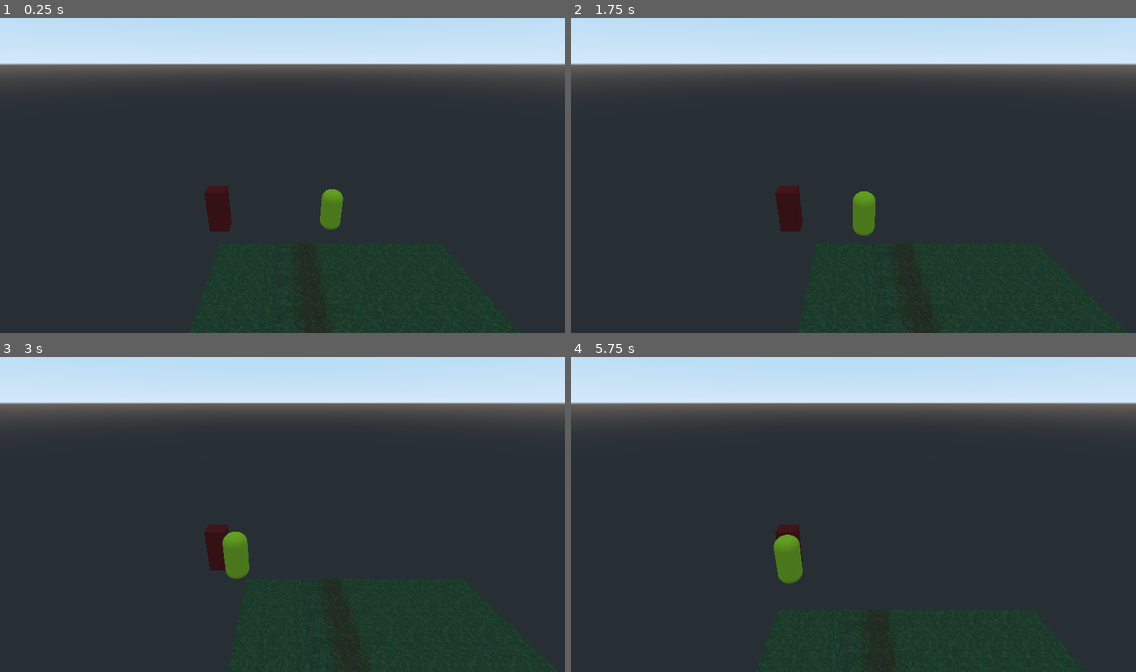
Above: before the commit, frames 1-4 (two rows, left to right).
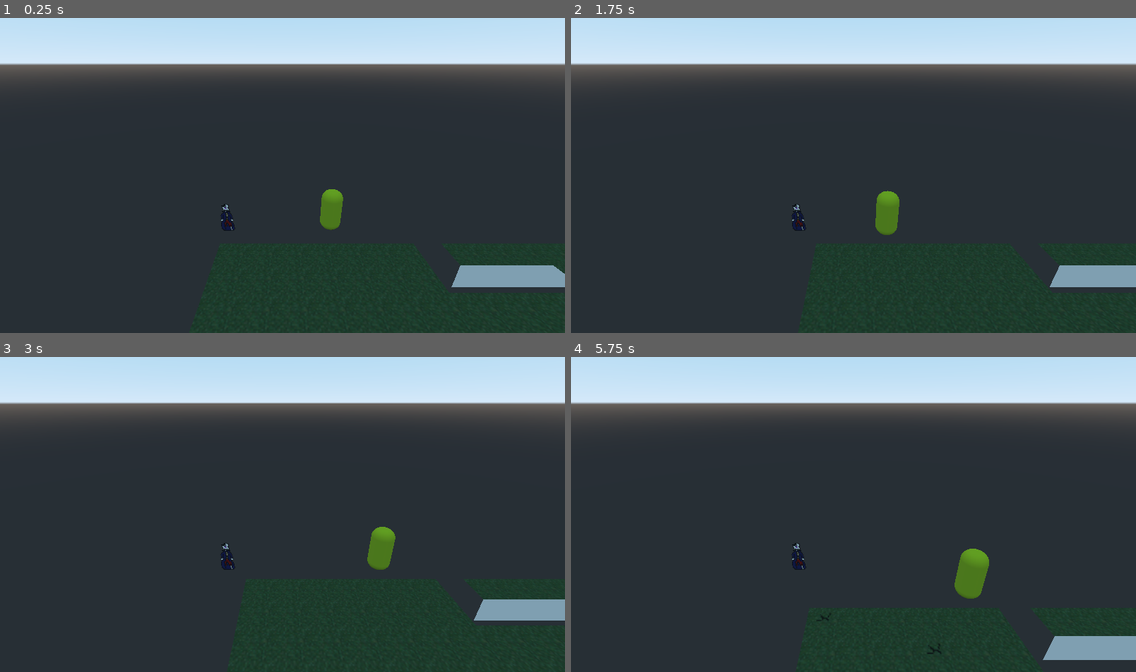
Above: after the commit, the same moments.

Repository: SkyanSam/CodedayFall2021
Game: Godot game, scene res://Game.tscn
Two runs of this game, one before a commit and one after it. Both use one fixed random seed, a clock stepped at 60 frames per second and the inputs below.
Inputs:
- Up to frame 1 (0.25 s): no input
- Up to frame 2 (1.75 s): hold A (a) 0.53-1.28 s; tap D (d) at 0.8, 1.35 s; tap Space (hair_blow) at 1.55 s
- Up to frame 3 (3 s): hold Space (hair_blow) 2.03-2.78 s; tap S (s) at 2.3, 2.85 s
- Up to frame 4 (5.75 s): tap W (w) at 3.05 s; hold W (w) 3.53-4.28 s; tap A (a) at 3.8, 4.35 s; tap D (d) at 4.55 s; tap Enter at 5 s; hold D (d) from 5.03 s (still down); tap Space (hair_blow) at 5.3 s

The runs differ from the first frame. In frame 1, 1.9% of the frame differs, in the area x 36-100%, y 53-100%; in frame 2, 2.6%; in frame 3, 2.6%; in frame 4, 2.8%, in the area x 35-100%, y 53-100%.

Commit message:
Procedural Generation Rooms

Diff:
--- /dev/null
+++ b/CodedayFall2021/Block/Spikes Block.tscn
@@ -0,0 +1,7 @@
+[gd_scene load_steps=2 format=2]
+
+[ext_resource path="res://Block/Block.tscn" type="PackedScene" id=1]
+
+[node name="SpikesBlock" type="Spatial"]
+
+[node name="Block" parent="." instance=ExtResource( 1 )]
--- a/CodedayFall2021/Entities/Player.gd
+++ b/CodedayFall2021/Entities/Player.gd
@@ -5,7 +5,7 @@
 # var a = 2
 # var b = "text"
 var velocity = Vector3()
-var degree_margin = 30
+var degree_margin = 70
 var last_velocity = Vector3.ONE
 export var speed = 100
 # Called when the node enters the scene tree for the first time.
@@ -35,16 +35,28 @@
 	if (velocity != Vector3.ZERO):
 		last_velocity = velocity
 
-	if (Input.get_action_strength("hair_blow")):
+	if (velocity == Vector3.ZERO):
+		pass
+	else:
+		var x_m = 1
+		if (velocity.x < 0 || velocity.y > 0):
+			x_m = -1
+		var basis = Basis()
+		basis.x = Vector3(1 * x_m,0,0)
+		basis.y = Vector3(0,1,0)
+		basis.z = Vector3(0,0,1)
+		$MeshInstance.set_transform(basis)
+
+	if (Input.is_action_just_pressed("hair_blow")):
 		var vect = Vector2()
 		vect.angle()
 		for e in get_tree().get_nodes_in_group("Enemies"):
 			var diff = (e.translation - translation).normalized()
 			var diff2d = Vector2(diff.x, diff.z)
-			var enemy_dir_angle = rad2deg(diff2d.angle()) + 180
+			var enemy_dir_angle = rad2deg(diff2d.angle())
 			var last_velocity2d = Vector2(last_velocity.x, last_velocity.z)
 			var player_dir_angle = rad2deg(last_velocity2d.normalized().angle())
 			print("Hair dry with e" + str(enemy_dir_angle) + " and p" + str(player_dir_angle))
-			if (abs(enemy_dir_angle - player_dir_angle) < degree_margin):
-				e.player_push(-last_velocity)
+			if abs(enemy_dir_angle - player_dir_angle) < degree_margin || abs(enemy_dir_angle - player_dir_angle + 360) < degree_margin || abs(enemy_dir_angle - player_dir_angle - 360) < degree_margin:
+				e.player_push(last_velocity)
 	# UH yeah hairblower doesnt WORK?!?!?
--- a/CodedayFall2021/Entities/Player.tscn
+++ b/CodedayFall2021/Entities/Player.tscn
@@ -1,31 +1,23 @@
 [gd_scene load_steps=6 format=2]
 
 [ext_resource path="res://Entities/Player.gd" type="Script" id=1]
-
-[sub_resource type="SpatialMaterial" id=9]
-albedo_color = Color( 0.466667, 0.0784314, 0.0784314, 1 )
-metallic = 0.28
-
-[sub_resource type="CubeMesh" id=10]
-material = SubResource( 9 )
-
-[sub_resource type="Skin" id=11]
+[ext_resource path="res://assets/player/pixil-frame-1_3.png" type="Texture" id=2]
 
 [sub_resource type="BoxShape" id=3]
 extents = Vector3( 1, 1, 0.425693 )
 
+[sub_resource type="QuadMesh" id=4]
+
+[sub_resource type="SpatialMaterial" id=5]
+flags_transparent = true
+albedo_texture = ExtResource( 2 )
+
 [node name="Player" type="KinematicBody"]
-transform = Transform( 1, 0, 0, 0, 1, 0, 0, 0, 0.484, -36.1205, 2.60187, 0 )
+transform = Transform( 0.707107, 0, 0.34224, 0, 1, 0, -0.707107, 0, 0.34224, -36.1205, 2.60187, 0 )
 script = ExtResource( 1 )
 
-[node name="body" type="MeshInstance" parent="."]
-transform = Transform( 0.32, 0, 0, 0, 0.742, 0, 0, 0, 0.5, -0.374844, 0, -1.02127 )
-mesh = SubResource( 10 )
-skin = SubResource( 11 )
-material/0 = null
-
 [node name="CollisionShape" type="CollisionShape" parent="."]
-transform = Transform( 0.32, 0, 0, 0, 0.742, 0, 0, 0, 1.2, -0.37226, 0.00331402, -1.00746 )
+transform = Transform( 0.32, 0, 0, 0, 0.742, 0, 0, 0, 1.2, 0, 0, 0 )
 shape = SubResource( 3 )
 
 [node name="RayCast" type="RayCast" parent="."]
@@ -37,3 +29,8 @@
 
 [node name="Camera" type="Camera" parent="."]
 transform = Transform( 1, 0, 0, 0, 0.914551, 0.404471, 0, -0.835684, 1.88957, 1.76116, 4.45921, 12.792 )
+current = true
+
+[node name="MeshInstance" type="MeshInstance" parent="."]
+mesh = SubResource( 4 )
+material/0 = SubResource( 5 )
--- a/CodedayFall2021/Game.tscn
+++ b/CodedayFall2021/Game.tscn
@@ -6,6 +6,7 @@
 [ext_resource path="res://Entities/Player.tscn" type="PackedScene" id=4]
 [ext_resource path="res://Entities/Fold.gd" type="Script" id=5]
 [ext_resource path="res://Entities/enemy.tscn" type="PackedScene" id=6]
+[ext_resource path="res://assets/Dungeon Delve.wav" type="AudioStream" id=7]
 
 [sub_resource type="PlaneMesh" id=2]
 
@@ -50,7 +51,8 @@
 
 [node name="Fold" type="Area" parent="."]
 script = ExtResource( 5 )
-enabled = false
+min_break_delay = 3
+max_break_delay = 10
 
 [node name="CollisionShape" type="CollisionShape" parent="Fold"]
 shape = SubResource( 3 )
@@ -59,4 +61,8 @@
 transform = Transform( 0.381702, 0, 0, 0, 0.328914, 0, 0, 0, 0.375537, 3.9699, 1.4119, -1.37986 )
 speed = 100
 
+[node name="AudioStreamPlayer" type="AudioStreamPlayer" parent="."]
+stream = ExtResource( 7 )
+autoplay = true
+
 [connection signal="body_entered" from="Fold" to="Fold" method="_on_Fold_body_entered"]
--- a/CodedayFall2021/Tilemap/Tilemap.gd
+++ b/CodedayFall2021/Tilemap/Tilemap.gd
@@ -1,12 +1,12 @@
 extends Node
 
 export var tilemap_csv_filename = "res://Tilemap/tilemap.txt" #= preload("res://Tilemap/tilemap.csv")
+export var rooms_data = ["", ""]
 export var blocks = []
 export var preloaded_blocks = []
+export var min_room_distance = 3
 # Called when the node enters the scene tree for the first time.
-func _ready():
-	for b in blocks:
-		preloaded_blocks.append(load(b))
+func return_matrix(csv_location):
 	var result = []
 	var file = File.new()
 	file.open(tilemap_csv_filename, file.READ)
@@ -26,13 +26,40 @@
 		for x in range(list.size()):
 			matrix[y][x] = int(list[x])
 
+	return result
+
+func _ready():
+	for b in blocks:
+		preloaded_blocks.append(load(b))
+	#var result = []
+	#var file = File.new()
+	#file.open(tilemap_csv_filename, file.READ)
+	#print("opened file")
+	#get_csv_line ( String delim=”,” )
+	#while not file.eof_reached():
+		#var line = file.get_line()
+		#result.append(line)
+	#file.close()
+
+	#var height = result.size()
+	#var width = result[0].split(',').size()
+	#var matrix = create_map(height , width)
+
+	#for y in range(result.size()):
+		#var list = result[y].split(',')
+		#for x in range(list.size()):
+			#matrix[y][x] = int(list[x])
+
+	var height = 100
+	var width = 100
+	var matrix = procedural(100,500)
 	for y in height:
 		for x in width:
 			if (int(matrix[y][x]) >= 0):
 				var block : Spatial = preloaded_blocks[matrix[y][x]].instance()
 				block.translation = Vector3(x, 0, y)
 				add_child(block)
-	print(str(result.size()) + "," + str(result[0].split(',').size()))
+	#print(str(result.size()) + "," + str(result[0].split(',').size()))
 
 
 # Called every frame. 'delta' is the elapsed time since the previous frame.
@@ -44,7 +71,46 @@
 
 	for x in range(w):
 		var col = []
-		col.resize(h)
+		#col.resize(h)
+		for y in range(h):
+			col.append(-1)
 		map.append(col)
 
+
 	return map
+
+func procedural(r, rooms):
+	var matrix = create_map(r,r)
+	var room_matrix = [[0,0,0],[0,0,0],[0,0,0]]
+	for i in range(rooms):
+		var coords = try_create_room(r, [[0,0,0],[0,0,0],[0,0,0]], matrix, 50)
+		if (coords != null):
+			matrix = place_room(coords, room_matrix, matrix)
+	return matrix
+func is_room_overlap(coords : Vector2, room_matrix, level_matrix):
+	for y in range(room_matrix.size()):
+		for x in range(room_matrix.size()):
+			if (room_matrix[y][x] != -1):
+				var m_y = y + coords.y
+				var m_x = x + coords.x
+				for a in range(-min_room_distance, min_room_distance + 1):
+					for b in range(-min_room_distance, min_room_distance + 1):
+						if not (m_y + b < 0 || m_y + b >= level_matrix.size() || m_x + a < 0 || m_x + a >= level_matrix.size()):
+							if level_matrix[m_y + b][m_x + a] == 1:
+								return true
+	return false
+
+func try_create_room(r, room_matrix, level_matrix, tries): # returns null or vector2
+	if tries == 0:
+		return null
+	var coords = rand_range(0,r) * Vector2(cos(rand_range(0,2*PI)), sin(rand_range(0,2*PI)))
+	if is_room_overlap(coords, room_matrix, level_matrix):
+		return try_create_room(r, room_matrix, level_matrix, tries - 1)
+	else:
+		return coords
+
+func place_room(coords, room_matrix, level_matrix):
+	for y in range(room_matrix.size()):
+		for x in range(room_matrix.size()):
+			level_matrix[y + coords.y][x + coords.x] = room_matrix[y][x]
+	return level_matrix
Not shown, removed: CodedayFall2021/.mono/metadata/ide_messaging_meta.txt
Not shown: 1 places in CodedayFall2021/Game.tscn that only renumber resources
Not shown, added: CodedayFall2021/assets/Dungeon Delve.wav.import
Binary file added: CodedayFall2021/assets/player/pixil-frame-0_3.png
Not shown, added: CodedayFall2021/assets/player/pixil-frame-0_3.png.import
Binary file added: CodedayFall2021/assets/player/pixil-frame-0_4.png
Not shown, added: CodedayFall2021/assets/player/pixil-frame-0_4.png.import
Binary file added: CodedayFall2021/assets/player/pixil-frame-1_3.png
Not shown, added: CodedayFall2021/assets/player/pixil-frame-1_3.png.import
Binary file added: CodedayFall2021/assets/player/pixil-frame-2_3.png
Not shown, added: CodedayFall2021/assets/player/pixil-frame-2_3.png.import
Not shown, added: CodedayFall2021/assets/Dungeon Delve.wav
